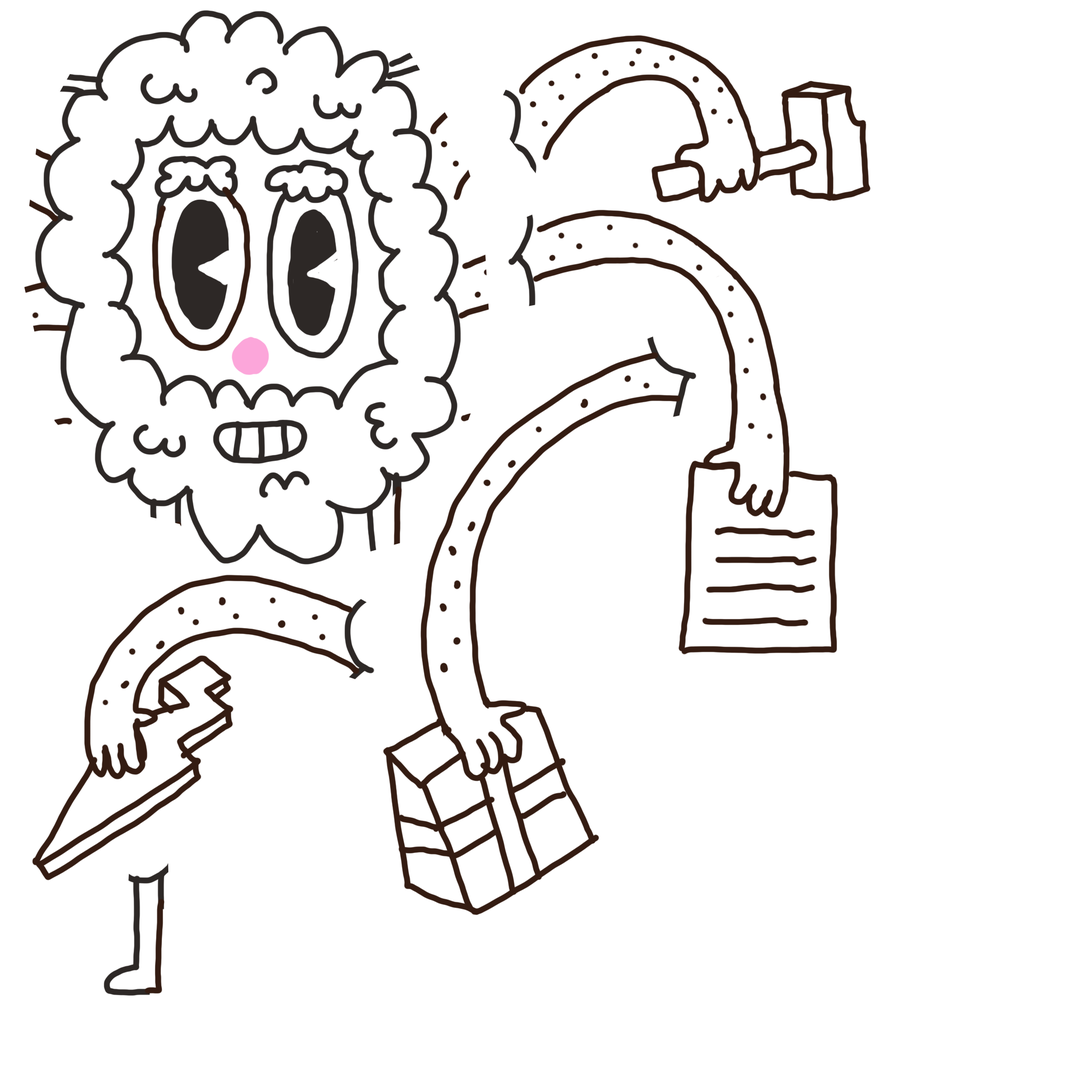
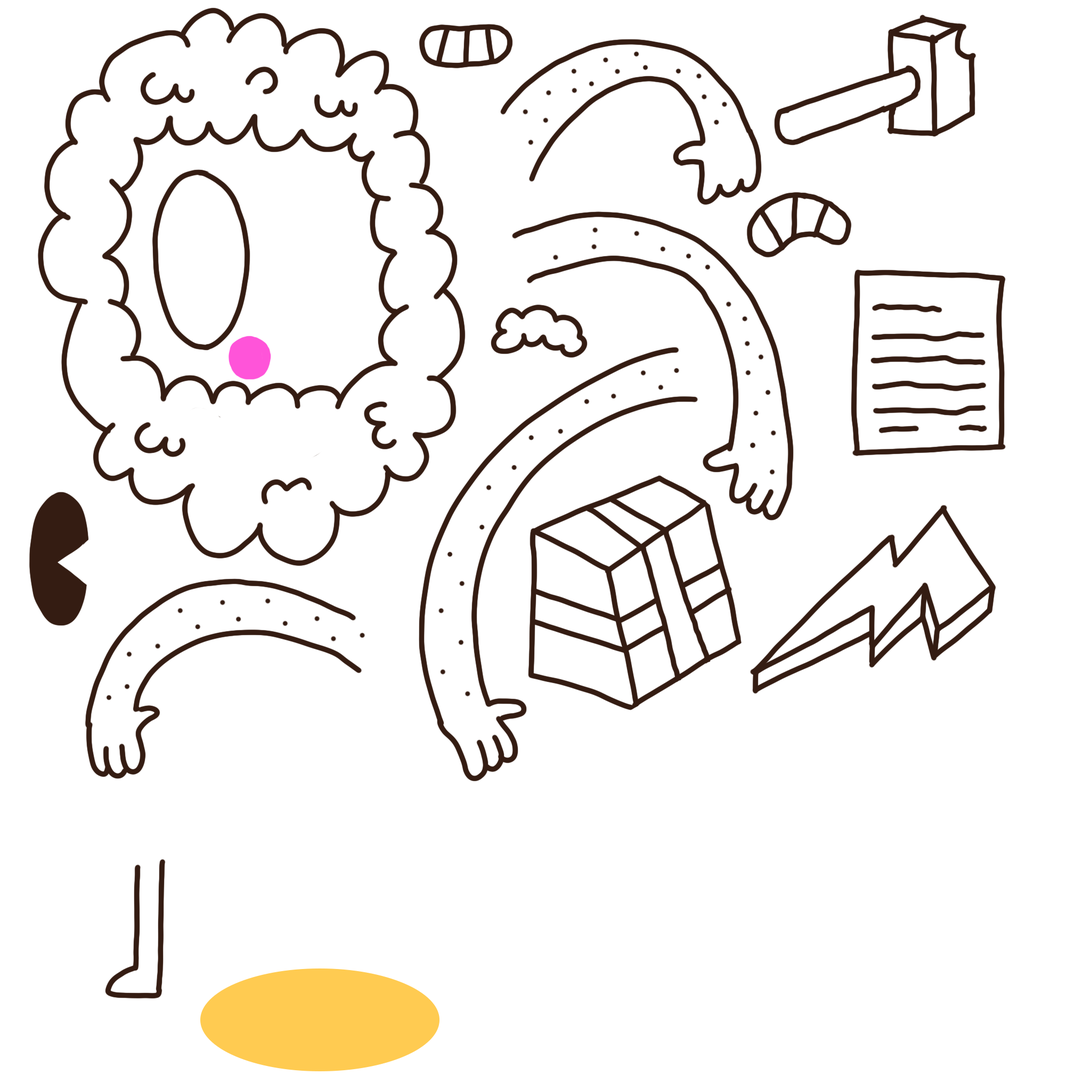
Two versions of the same layered image (1091px x 1091px). Layer-by-layer changes:
added layer "Ellipse 1" above "Layer 15" over box(200, 968, 440, 1072)
added layer "Layer 15" above "Layer 14" over box(190, 335, 322, 459)
added layer "Layer 14" above "Layer 13" over box(746, 191, 853, 258)
added layer "Layer 13" above "Layer 12" over box(418, 23, 514, 69)
added layer "Layer 12" above "Layer 11" over box(774, 14, 977, 146)
added layer "Layer 11" above "Layer 10" over box(851, 269, 1007, 457)
added layer "Layer 10" above "Layer 9" over box(528, 474, 743, 711)
added layer "Layer 9" above "Layer 8" over box(749, 504, 997, 695)
painted on "Layer 6" over box(382, 304, 698, 916)
painted on "Layer 7" over box(31, 574, 376, 1000)
moved "Layer 5" above "Layer 4", painted on it over box(28, 209, 839, 656)
moved "Layer 4" above "Layer 3", painted on it over box(37, 7, 795, 997)
hid "Layer 3", opacity 100% → 35%, moved it above "Layer 2", painted on it over box(23, 34, 872, 913)
hid "Layer 2", opacity 100% → 17%, moved it above "god", painted on it over box(23, 7, 1007, 1072)
removed layer "Layer 1" over box(23, 7, 1007, 1072)
